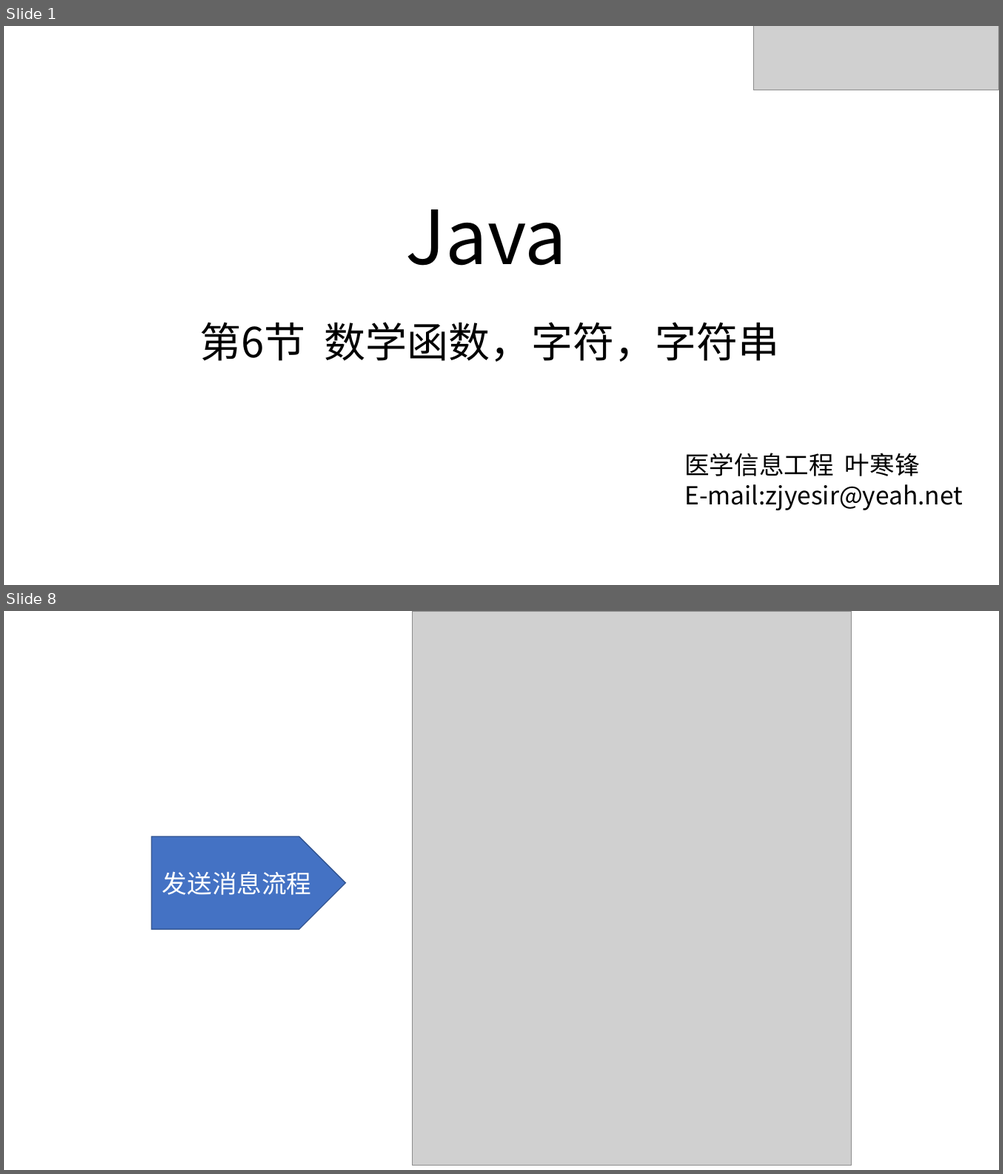
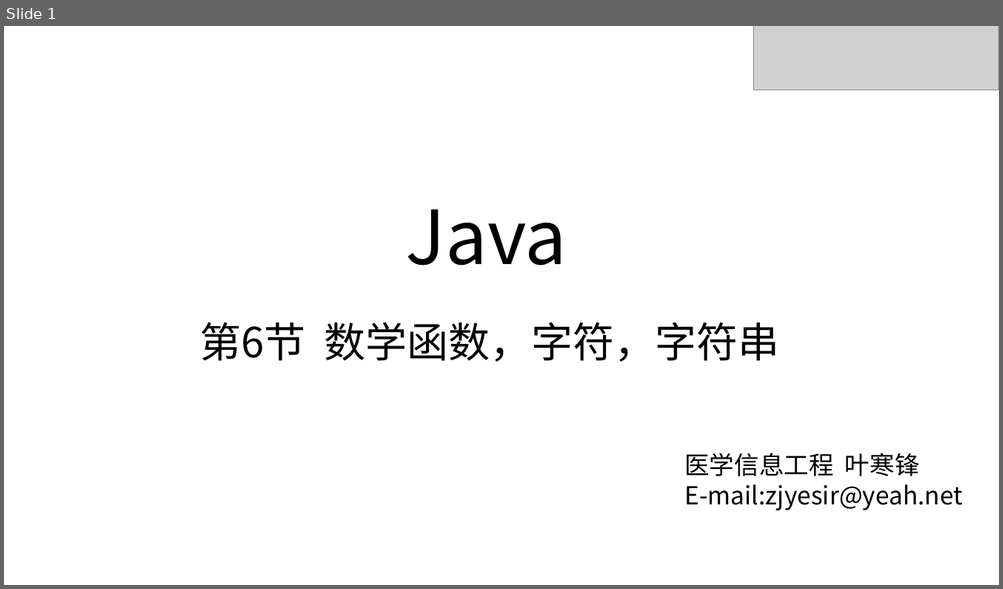
Before and after one commit to zjyesir/hmc_java_1, a slide deck: ppt/3 串.pptx. Shown one above the other, each under a label of ours: slides 1 and 8 before the commit, slide 1 after it; the slides between them are not shown. The pictures are 1003x1174 and 1003x589 pixels, drawn with LibreOffice and Linux fonts; fonts in the diff are those of the drawing; grey boxes stand for pictures; background and template pictures are left out. Boxes give left, top, right and bottom in pixels: in the first picture for what was removed or moved away, otherwise in the second. Text is boxed around its words. In the diff, an @@ line names an element or a change of style, - is before the commit and + after.

```diff
--- a/ppt/3 串.pptx
+++ b/ppt/3 串.pptx
@@ slide 8 removed at (4,611,999,1170), background picture (left out) @@
@@ picture removed at (412,611,851,1166) @@
@@ pentagon arrow removed at (152,837,346,930) @@
-发送消息流程
```
Also in this commit, not shown: 5 slides changed, 5 slides added, 21 other slides removed, 2 other files.
